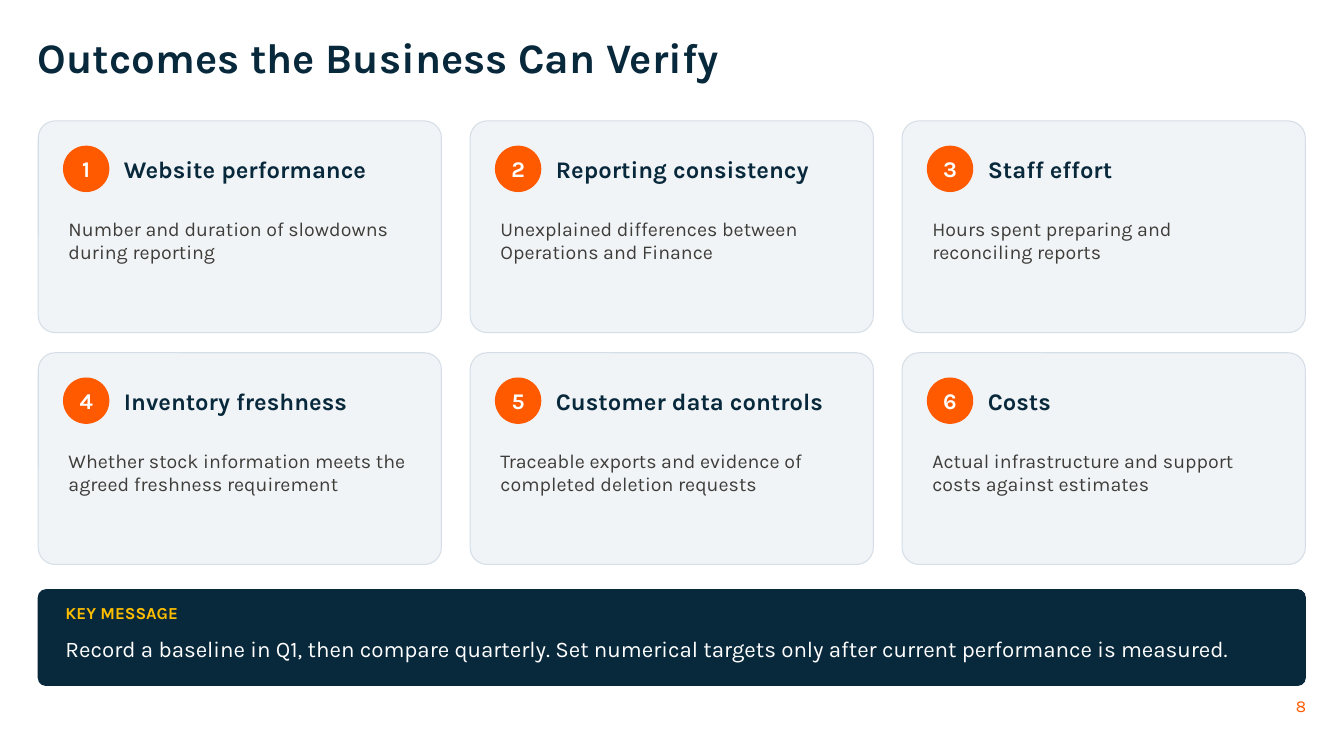
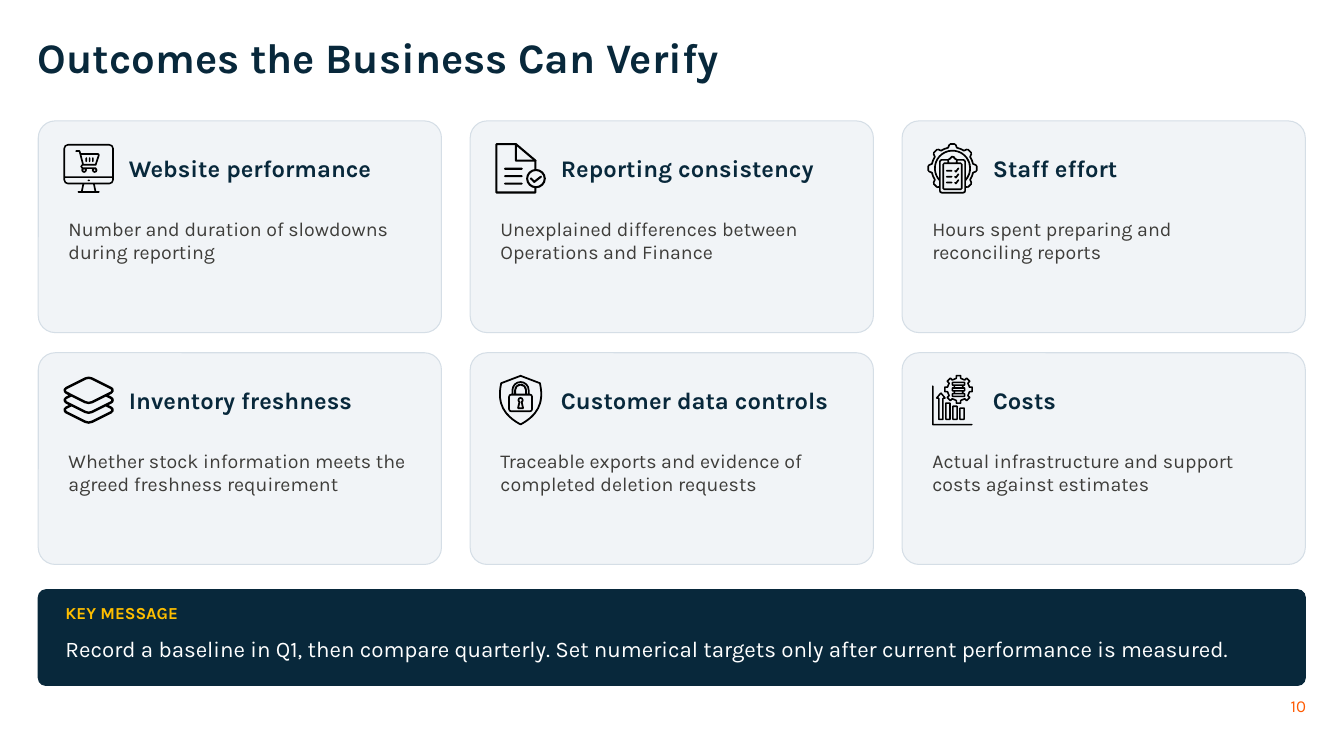
Before and after one commit to 3nochy/kloud-kart-data-engineering-strategy, a slide deck: slide 10 of Kloud-Kart-Board-Presentation.pptx (slide 8 before the commit). Drawn at 1344x756 pixels with LibreOffice and Linux fonts; fonts in the diff are those of the drawing; background and template pictures are left out. Boxes give left, top, right and bottom in pixels: in the first picture for what was removed or moved away, otherwise in the second. Text is boxed around its words. In the diff, an @@ line names an element or a change of style, - is before the commit and + after.

```diff
--- a/Kloud-Kart-Board-Presentation.pptx
+++ b/Kloud-Kart-Board-Presentation.pptx
@@ ellipse removed at (64,146,109,192) @@
-1
@@ text "Website performance": place and size @@
-text "Website performance" at (124,161,366,184)
+text "Website performance" at (129,160,371,183)
@@ ellipse removed at (496,146,541,192) @@
-2
@@ text "Reporting consistency": place and size @@
-text "Reporting consistency" at (556,161,808,184)
+text "Reporting consistency" at (561,160,813,183)
@@ ellipse removed at (928,146,973,192) @@
-3
@@ text "Staff effort": place and size @@
-text "Staff effort" at (988,161,1112,179)
+text "Staff effort" at (993,160,1117,178)
@@ group added at (64,144,114,193): 6 freeform shapes @@
@@ group added at (496,143,546,194): 7 freeform shapes @@
@@ group added at (928,143,978,194): 7 freeform shapes @@
@@ ellipse removed at (64,378,109,423) @@
-4
@@ freeform shape added at (64,377,114,424), fill #000000 @@
@@ text "Inventory freshness": place and size @@
-text "Inventory freshness" at (124,393,347,416)
+text "Inventory freshness" at (129,392,352,415)
@@ ellipse removed at (496,378,541,423) @@
-5
@@ freeform shape added at (499,375,542,425), fill #000000 @@
@@ text "Customer data controls": place and size @@
-text "Customer data controls" at (556,393,823,411)
+text "Customer data controls" at (561,392,828,410)
@@ ellipse removed at (928,378,973,423) @@
-6
@@ freeform shape added at (933,375,974,425), fill #000000 @@
@@ text "Costs": place and size @@
-text "Costs" at (988,394,1051,411)
+text "Costs" at (993,393,1056,410)
@@ page number at (1291,701,1306,712): text changed @@
-8
+10
```
Also in this commit, not shown: 7 other slides changed, 4 slides added, 1 slide removed.
